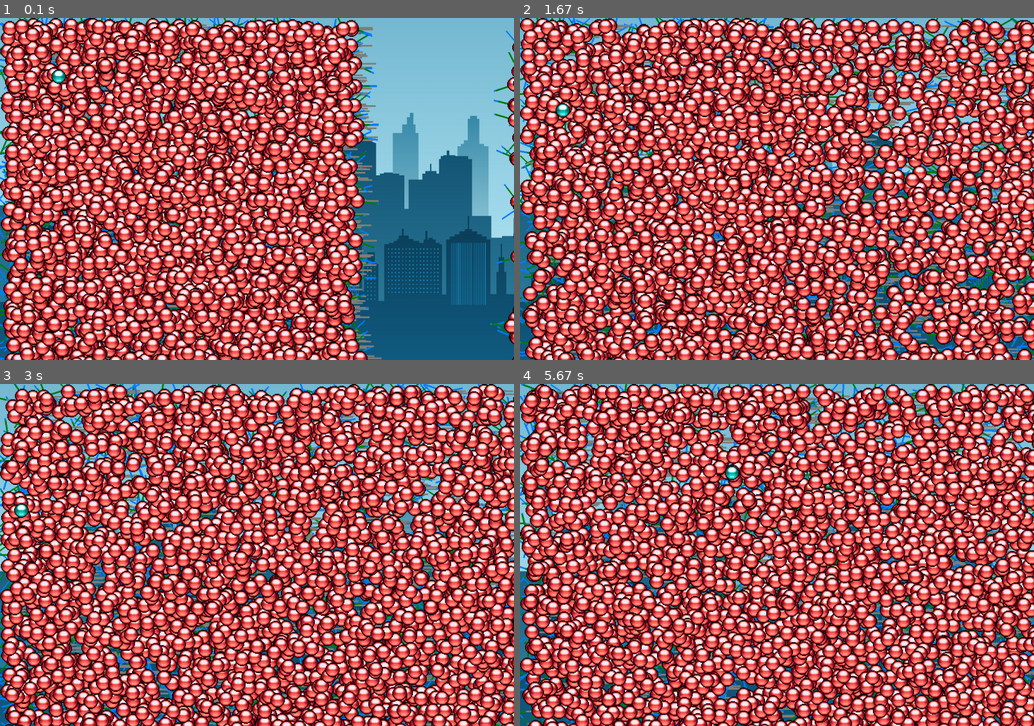
Above: before the commit, frames 1-4 (two rows, left to right).
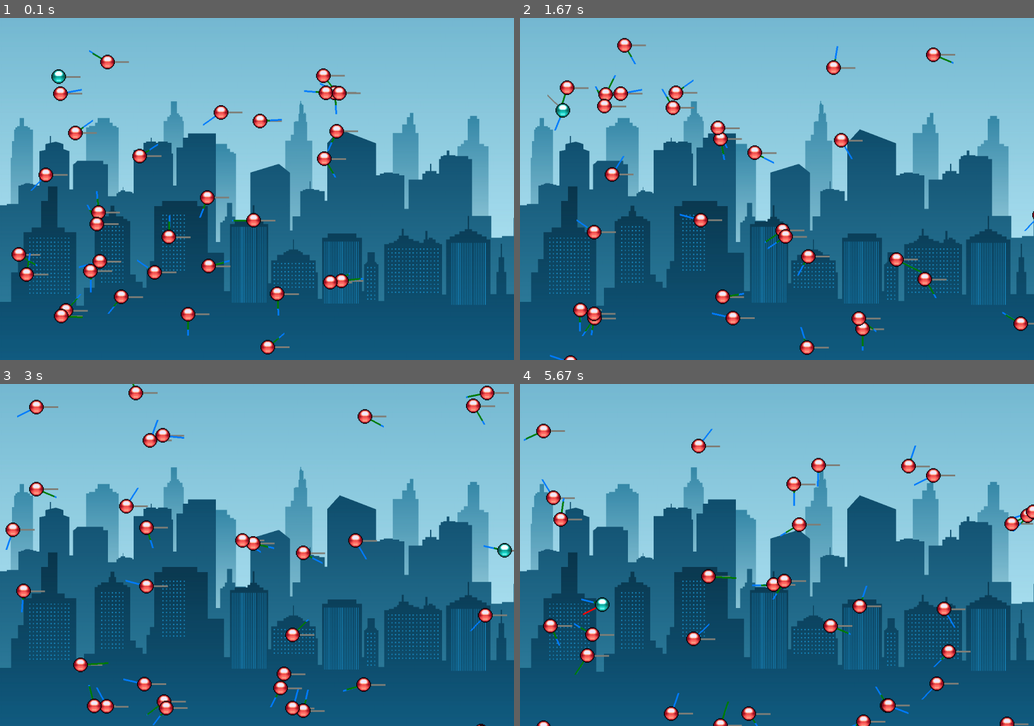
Above: after the commit, the same moments.

Repository: marstom/pygames-physics-fun
Game: pygame game, started from game.py
Two runs of this game, one before a commit and one after it. Both use one fixed random seed, a clock stepped at 60 frames per second and the inputs below.
Inputs:
- Up to frame 1 (0.1 s): no input
- Up to frame 2 (1.67 s): hold D 0.33-0.8 s; hold W 0.83-1.13 s; hold D 1.17-1.63 s
- Up to frame 3 (3 s): hold A 1.67-2.2 s; hold S 2.23-2.53 s; hold A 2.57-2.97 s
- Up to frame 4 (5.67 s): hold W 3-3.37 s; hold D 3.4-4.03 s; hold S 4.07-4.43 s; hold A 4.47-4.93 s; hold D 4.97-5.43 s; hold W from 5.47 s (still down)

The runs differ from the first frame. In frame 1, 70% of the frame differs, in the area x 0-100%, y 0-100%; in frame 2, 96%; in frame 3, 97%; in frame 4, 97%.

Commit message:
collisions

Diff:
--- a/scene.py
+++ b/scene.py
@@ -19,13 +19,18 @@
         self.screen_height = screen_height
 
 
-        for _ in range(3250):
-            rand_angle = uniform(0, 360)
-            rand_speed = uniform(1,5)
-            rand_pos = [uniform(0, 800), uniform(0, 800)]
-            evil = Autko(screen, x=rand_pos[0], y=rand_pos[1], type=Autko.TypeOfBall.EVIL)
-            evil.velocity = Vector2(rand_speed, 0).rotate(rand_angle)
-            sprites.add(evil)
+        if 1:
+            for _ in range(32):
+                rand_angle = uniform(0, 360)
+                rand_speed = uniform(1,5)
+                rand_pos = [uniform(0, 800), uniform(0, 800)]
+                evil = Autko(screen, x=rand_pos[0], y=rand_pos[1], type=Autko.TypeOfBall.EVIL)
+                evil.velocity = Vector2(rand_speed, 0).rotate(rand_angle)
+                sprites.add(evil)
+
+        if 0:
+            evil2= Autko(screen, x=290, y=120, type=Autko.TypeOfBall.EVIL)
+            sprites.add(evil2)
 
         # grass = Grass()
 
@@ -41,7 +46,8 @@
         screen.blit(self.bg, (0, 0))
 
         # pygame.draw.rect(screen, [255, 0, 0], [self.rect.w, self.rect.h, self.rect.x, self.rect.y])
-        self.sprites.update()
+        # print(pygame.sprite.spritecollide(self.autko, self.sprites, False))
+        self.sprites.update(sprites=self.sprites)
         self.sprites.draw(screen)
 
     def key_down(self, event):
--- a/sprites/autko.py
+++ b/sprites/autko.py
@@ -10,6 +10,7 @@
 from enum import Enum, auto
 
 DEBUG_PRINTS = 0
+
 
 
 class Autko(pygame.sprite.Sprite):
@@ -74,6 +75,31 @@
         """
         Call every game loop
         """
+        sprites: list[Autko] = kwargs['sprites']
+        # collision logic
+        for sp in sprites:
+            if sp is not self and self.rect.colliderect(sp.rect):
+                sp: Autko
+                if sp is not self:
+                    collision_normal = Vector2(sp.rect.center) - Vector2(self.rect.center)
+                    if collision_normal.length() == 0:
+                        break
+                    collision_normal.normalize_ip()
+
+                    # Calculate relative velocity
+                    relative_velocity = self.velocity - sp.velocity
+
+                    # Calculate dot product of relative velocity and collision normal
+                    dot_product = relative_velocity.dot(collision_normal)
+
+                    # Calculate impulse
+                    impulse = -1 * dot_product * collision_normal
+
+                    # Update velocities
+                    self.velocity += impulse
+                    sp.velocity -= impulse
+
+
         self._move_model_update()
         self._turning_update()
         if DEBUG_PRINTS:
@@ -145,3 +171,7 @@
             pygame.draw.line(self.screen, (0, 125, 255), self.velocity.normalize() * 50 + pos, pos, 4)
         if self.velocity.length() > 0:
             pygame.draw.line(self.screen, (0, 125, 0), self.velocity * 10 + pos, pos, 4)
+
+
+def show(sp: Autko):
+    print(f"Params {sp.velocity}, {sp.acceleration} {id(sp)}")
